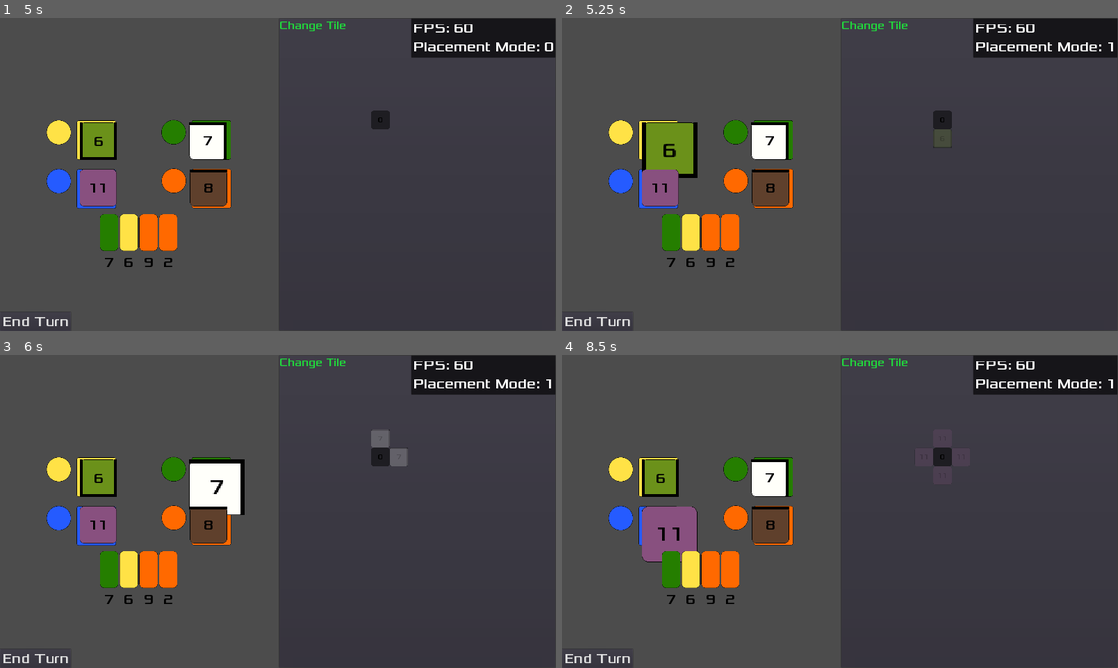
Above: before the commit, frames 1-4 (two rows, left to right).
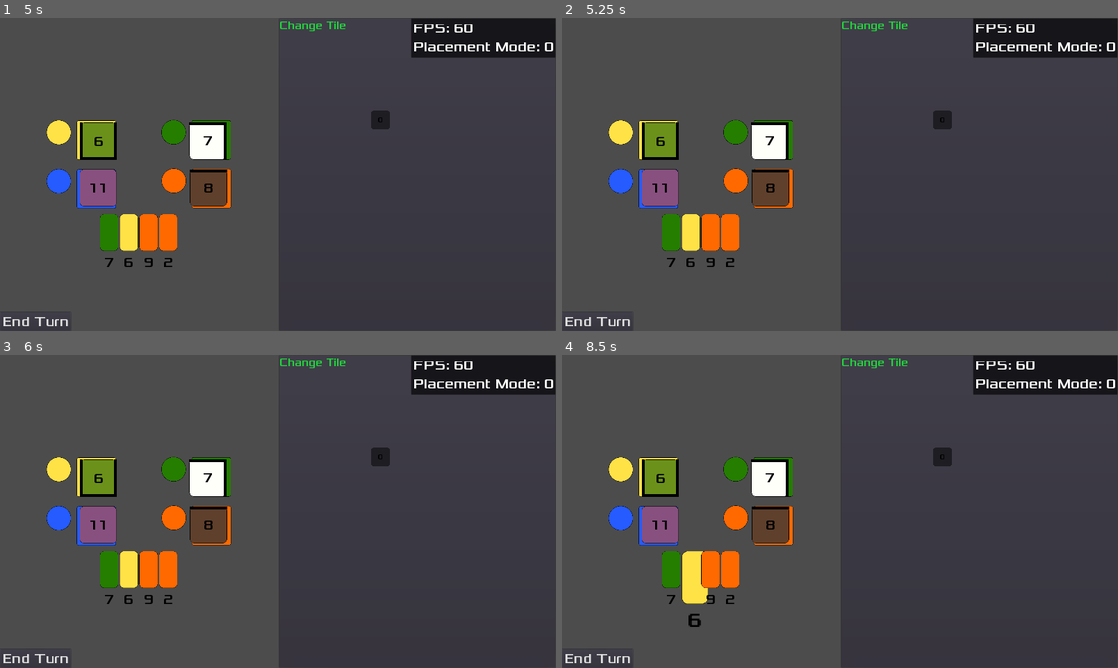
Above: after the commit, the same moments.

Repository: Structed/alcaramba
Game: Godot game, scene res://Drawable/MainMenu/MainMenu.tscn
The game is run twice, just before and just after one commit, with the same random seed, the same clock (stepped at 60 frames per second) and the same inputs.
Inputs:
- Up to frame 1 (5 s): click "New Game" at 0.5 s; click "Start Game" at 1.25 s; click "7" at 2 s; click "6" at 2.75 s; click "9" at 3.5 s; click "2" at 4.25 s
- Up to frame 2 (5.25 s): click "6" at 5 s
- Up to frame 3 (6 s): click "7" at 5.75 s
- Up to frame 4 (8.5 s): click "8" at 6.5 s; click "11" at 7.25 s; click "6" at 8 s

Frame 1 is identical in both runs. In frame 2, 1.1% of the frame differs, in the area x 14-100%, y 7-52%; in frame 3, 1.3%, in the area x 34-100%, y 7-52%; in frame 4, 1.3%.
Error after the commit: Parse Error: Mixed tabs and spaces in indentation. (res://Drawable/Game/Game.gd:16)

Commit message:
Pay money for tiles
- Check if player has enough money of currency to afford the selected tile card
- Improved rendering of Hand cards
- Add getter for currency in MoneyCard
- add `class_name`s and use them
- Fixed warnings for signal connects
- Made Hand money cards selectable with animation
- Fixed size/margin for MoneyCardDrawable
- Set currency (export) property on cards in Tile Market

Diff:
--- a/src/alcaramba/Drawable/Card/MoneyCardDrawable.gd
+++ b/src/alcaramba/Drawable/Card/MoneyCardDrawable.gd
@@ -1,12 +1,48 @@
 extends TextureButton
 class_name MoneyCardDrawable
 
+# Selected flag
+# @visibility: public
+var _selected := false setget ,is_selected
 
-var _card_info: MoneyCard
+# @visibility: public
+var card_info: MoneyCard
+
+# @visibility: private
+onready var _anim_player := get_node("%AnimationPlayer") as AnimationPlayer
 
 
 # Called when the node enters the scene tree for the first time.
 func _ready():
-	$Value.text = str(_card_info._value)
+	$Value.text = str(card_info._value)
 	$Value.self_modulate = Color(0,0,0)
-	self_modulate = _card_info.get_color()
+	self_modulate = card_info.get_color()
+
+
+# Enable the card to be selectable with a mouse click
+# Necessary, when the "pressed" signal was previously used for other purposes
+# @visibility: public
+# @returns: void
+func enable_selectable():
+	var _error = self.connect("pressed", self, "toggle_select")
+	if _error:
+		print_debug("Error while connecting signal ")
+
+
+# Toggle the selected state an play animation based on state
+# @visibility: public
+# @returns: void
+func toggle_select():
+	_selected = !_selected
+
+	if _selected:
+		_anim_player.play("Select")
+	else:
+		_anim_player.play("Deselect")
+
+
+# Check whether the card is selected
+# @visibility: public
+# @returns: bool - Whether the card is selected
+func is_selected() -> bool:
+	return _selected
--- a/src/alcaramba/Drawable/Card/MoneyCardDrawable.tscn
+++ b/src/alcaramba/Drawable/Card/MoneyCardDrawable.tscn
@@ -1,19 +1,46 @@
-[gd_scene load_steps=4 format=2]
+[gd_scene load_steps=6 format=2]
 
 [ext_resource path="res://Drawable/Card/MoneyCardDrawable.gd" type="Script" id=1]
 [ext_resource path="res://assets/art/CardTemplate.png" type="Texture" id=2]
 [ext_resource path="res://assets/fonts/XoloniumFont.tres" type="DynamicFont" id=3]
 
+[sub_resource type="Animation" id=2]
+resource_name = "Deselect"
+tracks/0/type = "value"
+tracks/0/path = NodePath(".:rect_scale")
+tracks/0/interp = 1
+tracks/0/loop_wrap = true
+tracks/0/imported = false
+tracks/0/enabled = true
+tracks/0/keys = {
+"times": PoolRealArray( 0, 0.5 ),
+"transitions": PoolRealArray( 1, 1 ),
+"update": 0,
+"values": [ Vector2( 1.5, 1.5 ), Vector2( 1, 1 ) ]
+}
+
+[sub_resource type="Animation" id=1]
+resource_name = "Select"
+tracks/0/type = "value"
+tracks/0/path = NodePath(".:rect_scale")
+tracks/0/interp = 1
+tracks/0/loop_wrap = true
+tracks/0/imported = false
+tracks/0/enabled = true
+tracks/0/keys = {
+"times": PoolRealArray( 0, 0.5 ),
+"transitions": PoolRealArray( 1, 1 ),
+"update": 0,
+"values": [ Vector2( 1, 1 ), Vector2( 1.5, 1.5 ) ]
+}
+
 [node name="MoneyCard" type="TextureButton"]
 anchor_right = 1.0
 anchor_bottom = 1.0
-margin_right = -1302.0
-margin_bottom = -640.0
+margin_right = -1856.0
+margin_bottom = -952.0
 texture_normal = ExtResource( 2 )
 script = ExtResource( 1 )
-__meta__ = {
-"_edit_use_anchors_": false
-}
 
 [node name="Value" type="Label" parent="."]
 anchor_right = 1.0
@@ -22,6 +49,8 @@
 text = "9"
 align = 1
 valign = 1
-__meta__ = {
-"_edit_use_anchors_": false
-}
+
+[node name="AnimationPlayer" type="AnimationPlayer" parent="."]
+unique_name_in_owner = true
+anims/Deselect = SubResource( 2 )
+anims/Select = SubResource( 1 )
--- a/src/alcaramba/Drawable/Card/TileCardDrawable.gd
+++ b/src/alcaramba/Drawable/Card/TileCardDrawable.gd
@@ -2,6 +2,8 @@
 class_name TileCardDrawable
 
 var _card_info: TileCard
+# Added to be able to select the currency in the TileMarket
+export(MoneyCard.Currency) var currency
 
 
 # Called when the node enters the scene tree for the first time.
--- a/src/alcaramba/Drawable/Game/Game.gd
+++ b/src/alcaramba/Drawable/Game/Game.gd
@@ -8,9 +8,12 @@
 
 # Called when the node enters the scene tree for the first time.
 func _ready():
+	# Bind to when a  card was selected in the Tile Market
+	var _error = _market.connect("tile_card_selected", self, "_on_tile_card_selected")
+	if _error:
+		print_debug("Error while connecting signal ")
 
-	_market.get_node("TileMarket").connect("tile_card_selected", self, "_on_tile_card_selected")
-	_town.get_node("ContainerRight").get_node("SpareTiles").connect("tile_card_selected", self, "_on_tile_card_selected")
+    _town.get_node("ContainerRight").get_node("SpareTiles").connect("tile_card_selected", self, "_on_tile_card_selected")
 
 
 func _on_tile_card_selected(card_node: TileCardDrawable):
--- a/src/alcaramba/Drawable/HandDrawable.gd
+++ b/src/alcaramba/Drawable/HandDrawable.gd
@@ -1,8 +1,46 @@
 extends Control
+class_name HandDrawable
 
 
 var card_scene = preload("res://Drawable/Card/MoneyCardDrawable.tscn")
 
 
-func add_card_node(card_drawable: TextureButton):
+func _process(_delta):
+	# Watch the global hand cards. If there's a discrepancy, re-draw hand cards
+	if get_child_count() != Global.active_player.money_cards.get_card_count():
+		_redraw()
+
+# Remove all hand cards and re-draw them
+# from the global hand cards of the active player
+# @visibility: private
+func _redraw():
+	for child in get_children():
+		remove_child(child)
+
+	for card in Global.active_player.money_cards.get_cards():
+		var card_drawable = card_scene.instance()
+		card_drawable.card_info = (card as MoneyCard)
+		_add_card_node(card_drawable)
+
+
+# Add a card node to the hand and enable it to be selectable
+# @visibility: private
+# @param card_drawable: MoneyCardDrawable - The card drawable to add to the Hand
+func _add_card_node(card_drawable: MoneyCardDrawable):
+	card_drawable.enable_selectable()
 	add_child(card_drawable)
+
+
+# Returns all cards which are of a given currency and are selected
+# @visibility: public
+# @param currency: MoneyCard.Currency
+# @returns: Array[MoneyCardDrawable] - The selected cards of given currency
+func get_selected_cards_by_currency(currency: int) -> Array:
+	var selected_cards = []
+	for child in get_children():
+		var money_card := child as MoneyCardDrawable
+		if money_card.is_selected():
+			if money_card.card_info.get_currency() == currency:
+				selected_cards.append(child)
+
+	return selected_cards
--- a/src/alcaramba/Drawable/Market/Market.gd
+++ b/src/alcaramba/Drawable/Market/Market.gd
@@ -1,18 +1,28 @@
 extends Control
+class_name Market
 
 const MAX_MARKET_CARDS = 4
+
+# Receives a `TileCardDrawable`
+signal tile_card_selected
 
 var tile_card_scene = preload("res://Drawable/Card/TileCardDrawable.tscn")
 
 onready var end_turn_button = get_node("%EndTurnButton")
-onready var tile_market = get_node("%TileMarket")
-onready var money_market = get_node("%MoneyMarket")
+onready var tile_market := get_node("%TileMarket") as TileMarket
+onready var money_market = get_node("%MoneyMarket") as MoneyMarket
+onready var hand := get_node("%Hand") as HandDrawable
 
 
 # Called when the node enters the scene tree for the first time.
 func _ready():
-	money_market.connect("money_card_selected", self, "_on_money_card_selected")
 	_on_EndTurnButton_pressed()
+
+	var _ignore
+	_ignore = tile_market.card1.connect("pressed", self, "_on_TileCard_pressed", [tile_market.card1])
+	_ignore = tile_market.card2.connect("pressed", self, "_on_TileCard_pressed", [tile_market.card2])
+	_ignore = tile_market.card3.connect("pressed", self, "_on_TileCard_pressed", [tile_market.card3])
+	_ignore = tile_market.card4.connect("pressed", self, "_on_TileCard_pressed", [tile_market.card4])
 
 # Called every frame. 'delta' is the elapsed time since the previous frame.
 func _process(_delta):
@@ -29,11 +39,29 @@
 	else:
 		return false
 
+func _on_TileCard_pressed(card_node: TileCardDrawable):
+	# Determine the currency & amount of money needed to buy the selected Tile
+	var amount = card_node._card_info._value
+	var currency = card_node.currency # MoneyCard.Currency
+
+	# Get all selected money cards in Hand which match the selected Tile's currency
+	var selected = hand.get_selected_cards_by_currency(currency)
+
+	# Count the selected car's total value
+	var amount_selected := 0
+	for card in selected:
+		amount_selected += (card.card_info as MoneyCard).get_value()
+
+	# If there are enough cards selected to fulfil the required amount,
+	# remove all the the selected hand cards (of the same currency) from
+	# the player's hand
+	if amount_selected >= amount:
+		for card in selected:
+			Global.active_player.money_cards.remove_card_by_id((card.card_info as MoneyCard).get_id())
+
+		emit_signal("tile_card_selected", card_node)
+
 
 func _on_EndTurnButton_pressed():
 	tile_market.refill()
 	money_market.refill()
-
-
-func _on_money_card_selected(card_node: MoneyCardDrawable):
-	$Hand.add_child(card_node)
--- a/src/alcaramba/Drawable/Market/Market.tscn
+++ b/src/alcaramba/Drawable/Market/Market.tscn
@@ -34,6 +34,7 @@
 size_flags_vertical = 3
 
 [node name="Hand" parent="." instance=ExtResource( 2 )]
+unique_name_in_owner = true
 anchor_right = 0.0
 anchor_bottom = 0.0
 margin_top = 675.0
--- a/src/alcaramba/Drawable/Market/MoneyMarket.gd
+++ b/src/alcaramba/Drawable/Market/MoneyMarket.gd
@@ -1,6 +1,6 @@
 extends HBoxContainer
+class_name MoneyMarket
 
-signal money_card_selected
 
 const MAX_MONEY_MARKET_CARDS = 4
 
@@ -20,13 +20,12 @@
 	for _i in range(cards_to_refill_count):
 		var card = Global.stack_money.take_card()
 		var card_node = card_scene.instance()
-		card_node._card_info = card
+		card_node.card_info = card
 		add_child(card_node)
 		card_node.connect("pressed", self, "_on_MoneyCard_pressed", [card_node])
 
 
 func _on_MoneyCard_pressed(card_node: MoneyCardDrawable):
 	card_node.disconnect("pressed", self, "_on_MoneyCard_pressed")
-	Global.active_player.money_cards.add_card(card_node._card_info)
+	Global.active_player.money_cards.add_card(card_node.card_info)
 	remove_child(card_node)
-	emit_signal("money_card_selected", card_node)
--- a/src/alcaramba/Drawable/Market/TileMarket.gd
+++ b/src/alcaramba/Drawable/Market/TileMarket.gd
@@ -1,10 +1,8 @@
 extends TextureRect
+class_name TileMarket
 
 
 const MAX_TILE_MARKET_CARDS = 4
-
-# Receives a `TileCardDrawable`
-signal tile_card_selected
 
 var tile_card_scene = preload("res://Drawable/Card/TileCardDrawable.tscn")
 
@@ -12,14 +10,6 @@
 onready var card2: TileCardDrawable = get_node("%Card2")
 onready var card3: TileCardDrawable = get_node("%Card3")
 onready var card4: TileCardDrawable = get_node("%Card4")
-
-# Called when the node enters the scene tree for the first time.
-func _ready():
-	var _ignore
-	_ignore = card1.connect("pressed", self, "_on_TileCard_pressed", [card1])
-	_ignore = card2.connect("pressed", self, "_on_TileCard_pressed", [card2])
-	_ignore = card3.connect("pressed", self, "_on_TileCard_pressed", [card3])
-	_ignore = card4.connect("pressed", self, "_on_TileCard_pressed", [card4])
 
 
 func get_empty_tile_slot_count() -> int:
@@ -53,7 +43,3 @@
 		var card_info = Global.stack_tiles.take_card()
 		node.set_card_info(card_info)
 		node.visible = true
-
-
-func _on_TileCard_pressed(card_node: TileCardDrawable):
-	emit_signal("tile_card_selected", card_node)
--- a/src/alcaramba/Drawable/Market/TileMarket.tscn
+++ b/src/alcaramba/Drawable/Market/TileMarket.tscn
@@ -22,6 +22,7 @@
 margin_top = -144.0
 margin_right = -75.0
 margin_bottom = -16.0
+currency = 1
 
 [node name="Card2" parent="." instance=ExtResource( 2 )]
 unique_name_in_owner = true
@@ -33,6 +34,7 @@
 margin_top = -145.0
 margin_right = 303.0
 margin_bottom = -17.0
+currency = 2
 
 [node name="Card3" parent="." instance=ExtResource( 2 )]
 unique_name_in_owner = true
@@ -44,6 +46,7 @@
 margin_top = 17.0
 margin_right = 305.0
 margin_bottom = 145.0
+currency = 3
 
 [node name="Card4" parent="." instance=ExtResource( 2 )]
 unique_name_in_owner = true
@@ -55,3 +58,4 @@
 margin_top = 17.0
 margin_right = -76.0
 margin_bottom = 145.0
+currency = 0
--- a/src/alcaramba/Scripts/MoneyCard.gd
+++ b/src/alcaramba/Scripts/MoneyCard.gd
@@ -8,8 +8,12 @@
 enum Currency {BLUE, YELLOW, GREEN, ORANGE}
 
 # Of type enum Currency
-var _currency: int
+var _currency: int setget ,get_currency
 
+
+# Returns the Card's color, depending on the currency
+# @visibility: public
+# returns: Color - Colors.DEFAULT if no match with Currency
 func get_color() -> Color:
 	var color: Color
 	match _currency:
@@ -25,3 +29,10 @@
 			color = Colors.DEFAULT
 
 	return color
+
+
+# Returns the currency
+# @visibility: public
+# returns: MoneyCard.Currency - enum value
+func get_currency() -> int:
+	return _currency
--- a/src/alcaramba/Scripts/MoneyCardCollection.gd
+++ b/src/alcaramba/Scripts/MoneyCardCollection.gd
@@ -19,3 +19,9 @@
 
 func take_card() -> MoneyCard:
 	return _take_card()
+
+
+# Debug function to print all cards
+func debug_print_cards():
+	for item in _stack:
+		print_debug("Currency: %d - Value: %d" % [(item as MoneyCard)._currency, (item as MoneyCard)._value])
--- a/src/alcaramba/project.godot
+++ b/src/alcaramba/project.godot
@@ -24,6 +24,16 @@
 "language": "GDScript",
 "path": "res://Scripts/Colors.gd"
 }, {
+"base": "Control",
+"class": "HandDrawable",
+"language": "GDScript",
+"path": "res://Drawable/HandDrawable.gd"
+}, {
+"base": "Control",
+"class": "Market",
+"language": "GDScript",
+"path": "res://Drawable/Market/Market.gd"
+}, {
 "base": "AbstractCard",
 "class": "MoneyCard",
 "language": "GDScript",
@@ -38,6 +48,11 @@
 "class": "MoneyCardDrawable",
 "language": "GDScript",
 "path": "res://Drawable/Card/MoneyCardDrawable.gd"
+}, {
+"base": "HBoxContainer",
+"class": "MoneyMarket",
+"language": "GDScript",
+"path": "res://Drawable/Market/MoneyMarket.gd"
 }, {
 "base": "Object",
 "class": "Player",
@@ -58,18 +73,27 @@
 "class": "TileCardDrawable",
 "language": "GDScript",
 "path": "res://Drawable/Card/TileCardDrawable.gd"
+}, {
+"base": "TextureRect",
+"class": "TileMarket",
+"language": "GDScript",
+"path": "res://Drawable/Market/TileMarket.gd"
 } ]
 _global_script_class_icons={
 "AbstractCard": "",
 "AbstractCardCollection": "",
 "Colors": "",
+"HandDrawable": "",
+"Market": "",
 "MoneyCard": "",
 "MoneyCardCollection": "",
 "MoneyCardDrawable": "",
+"MoneyMarket": "",
 "Player": "",
 "TileCard": "",
 "TileCardCollection": "",
-"TileCardDrawable": ""
+"TileCardDrawable": "",
+"TileMarket": ""
 }
 
 [application]
